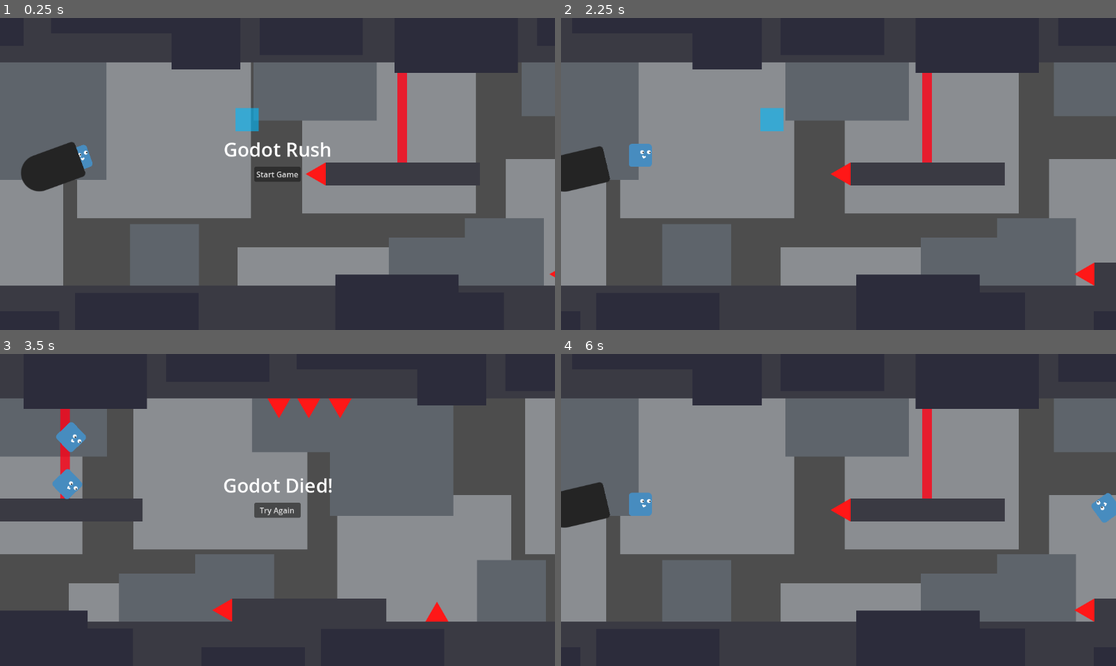
Above: before the commit, frames 1-4 (two rows, left to right).
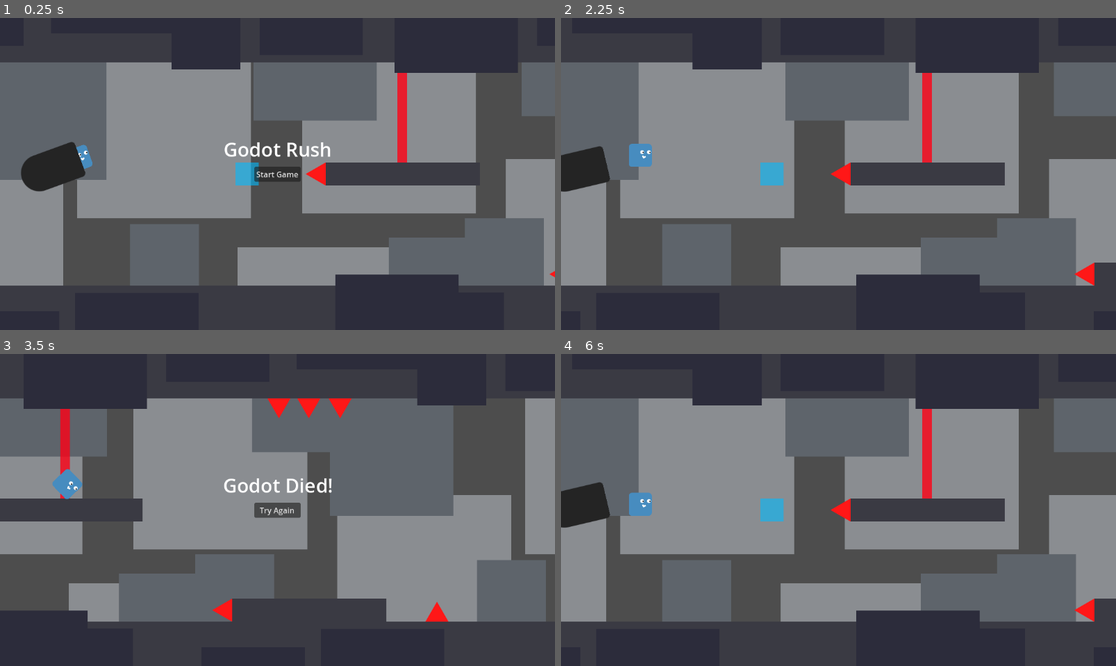
Above: after the commit, the same moments.

Repository: JostMK/Godot-Wild-Jam-75
Game: Godot game, scene res://main.tscn
Two runs of this game, one before a commit and one after it. Both use one fixed random seed, a clock stepped at 60 frames per second and the inputs below.
Inputs:
- Up to frame 1 (0.25 s): no input
- Up to frame 2 (2.25 s): click "Start Game" at 0.5 s; tap Enter at 1.25 s; tap Down (Aim_Down) at 1.35 s; tap Space (Reflect) at 2 s; tap Up (Aim_Up) at 2.1 s
- Up to frame 3 (3.5 s): tap Space (Reflect) at 2.85 s
- Up to frame 4 (6 s): click "Try Again" at 3.5 s; tap Down (Aim_Down) at 4.35 s; tap Enter at 5 s; tap Up (Aim_Up) at 5.1 s; tap Space (Reflect) at 5.75, 5.85 s

The runs differ from the first frame. In frame 1, 0.6% of the frame differs, in the area x 42-47%, y 28-54%; in frame 2, 0.6%, in the area x 35-41%, y 28-54%; in frame 3, 0.3%; in frame 4, 0.6%.

Commit message:
Adds special split mechanic on shallow angle

Diff:
--- a/scenes/levels/item_level.tscn
+++ b/scenes/levels/item_level.tscn
@@ -342,4 +342,4 @@
 position = Vector2(2324, 0)
 
 [node name="Splitter2" parent="Map/Items" instance=ExtResource("9_n2m2g")]
-position = Vector2(-163, -113)
+position = Vector2(-163, 0)
--- a/scenes/player/player.gd
+++ b/scenes/player/player.gd
@@ -38,10 +38,16 @@
 
 
 func split() -> Player:
+	# edge case of (almost) horizontal movement
+	if abs(_velocity.angle()) < deg_to_rad(5):
+		# splits the players with both moving in 45 degree angle afterwards
+		set_direction(Vector2(1, 1).normalized())
+
 	var clone: Player = self.duplicate()
 
 	var direction: Vector2 = _velocity.normalized()
 	direction.y *= -1
+
 	clone.set_direction(direction)
 
 	get_parent().add_child(clone)
